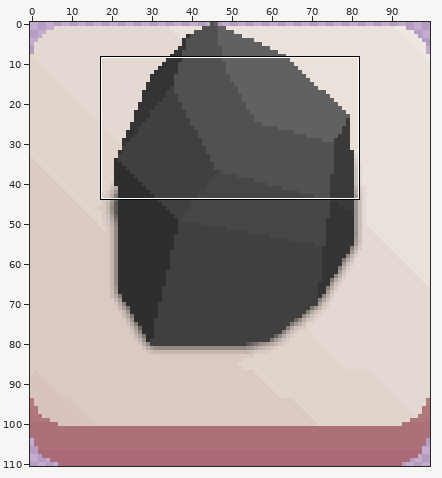
A sprite sheet gets an edit: Assets/Textures/Graphic/Sprite/TileIron.png. The picture above shows the old version from afar; the outline marks the close-up.
Close-up. Before:
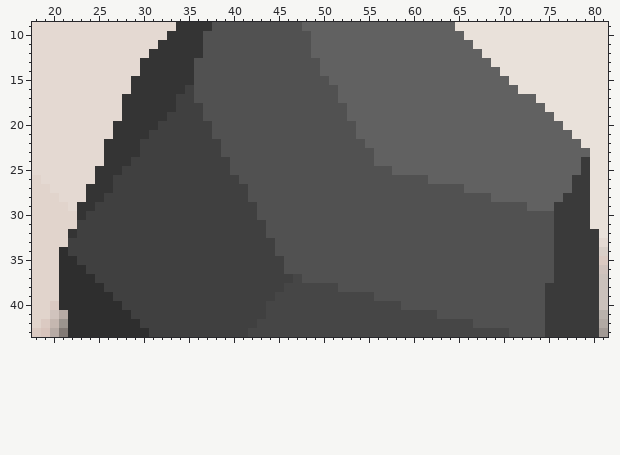
The file is 100x111 pixels. Colours within 5 levels of each other are drawn and written as one. Shown: x 18..81, y 9..43. The commit also changed other parts of the picture, which this record leaves out.
Now the later version:
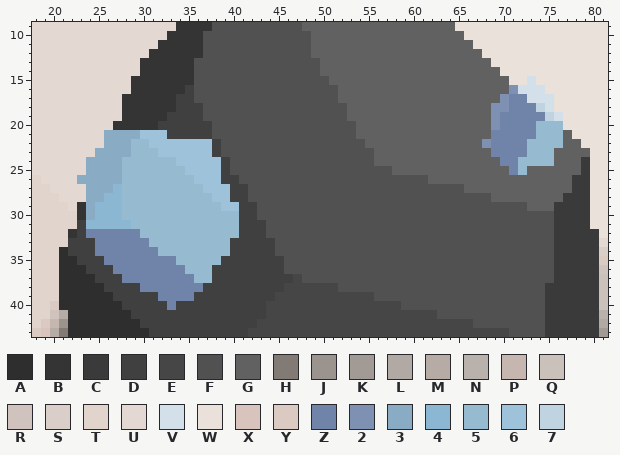
Palette (. is transparent): A #2e2e2e  B #343434  C #3a3a3a  D #404040  E #464646  F #515151  G #616161  H #827a75fe  J #9b948efe  K #a29a95fe  L #b1a9a3fe  M #b7aba5fe  N #b9b2acfe  P #c5b7b0fe  Q #cac1bbfe  R #d0c3bdfe  S #d9cfc8fe  T #e1d4ccfe  U #e4d9d2fe  V #d4e0e9  W #e9e1dafe  X #d8c4bc  Y #dbcac2fe  Z #6f84a8  2 #7f91b2  3 #89abc3  4 #8cb7d2  5 #96bacf  6 #9ec2d9  7 #bfd3e1
Changes in this commit:
Changed rows in their new state; - is an unchanged pixel.
first column x 23:
15 --------------------------------------------------V---
16 ------------------------------------------------2VVV--
17 -----------------------------------------------2ZZVVV-
18 ----------------------------------------------22ZZZ7V-
19 ----------------------------------------------2ZZZZZ7V
20 ----------------------------------------------2ZZZZ555
21 ---3333666------------------------------------ZZZZZ555
22 ---333556666666------------------------------2ZZZZ5555
23 --3333555666666-------------------------------ZZZZ555-
24 -333355555566666-------------------------------ZZ5555-
25 -333355555556666--------------------------------Z5----
26 3333355555555666--------------------------------------
27 -3334555555555666-------------------------------------
28 -3344555555555566-------------------------------------
29 -34445555555555566------------------------------------
30 -34445555555555555------------------------------------
31 -44444555555555555------------------------------------
32 -ZZZZZZ55555555555------------------------------------
33 --ZZZZZZ555555555-------------------------------------
34 --ZZZZZZZ55555555-------------------------------------
35 ---ZZZZZZZZ55555--------------------------------------
36 ----ZZZZZZZZ555---------------------------------------
37 -----ZZZZZZZZ55---------------------------------------
38 -------ZZZZZZZ----------------------------------------
39 ---------ZZZZ-----------------------------------------
40 ----------Z-------------------------------------------
